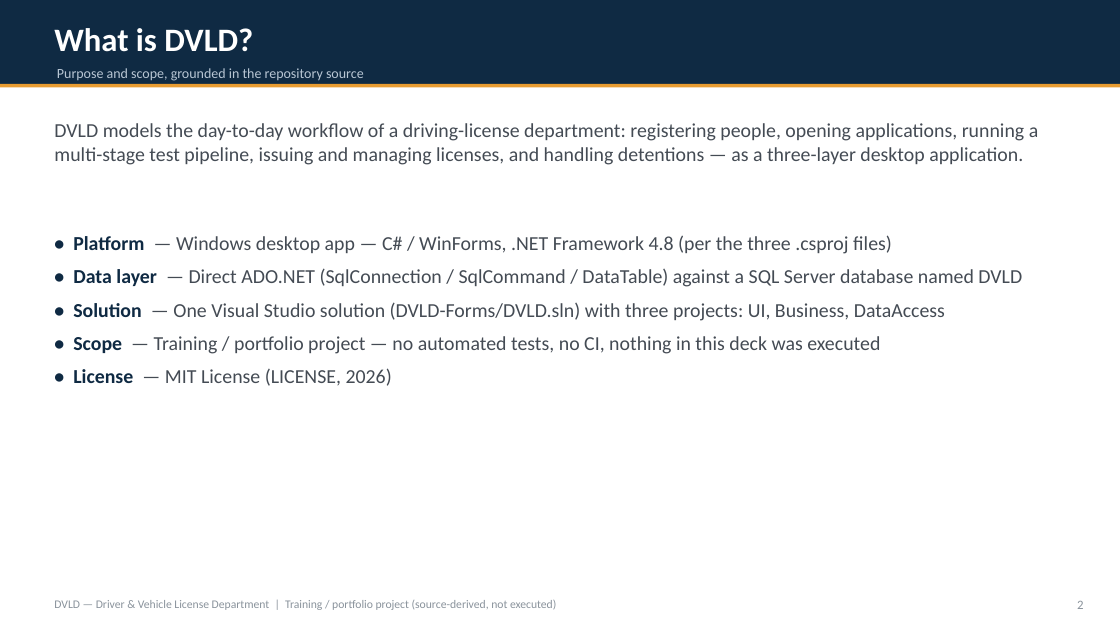
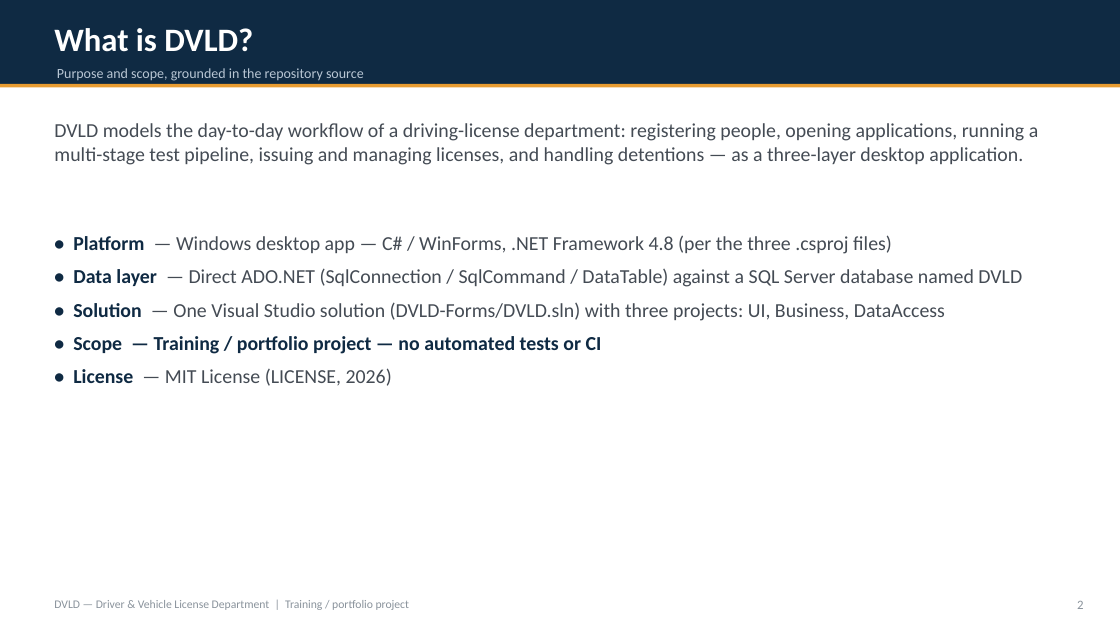
Before and after one commit to MamdouhAlsaodi/DVLD-Full-Stack-Database, a slide deck: slide 2 of docs/DVLD-System-Overview.pptx. Drawn at 1120x630 pixels with LibreOffice and Linux fonts; fonts in the diff are those of the drawing. Boxes give left, top, right and bottom in pixels: in the first picture for what was removed or moved away, otherwise in the second. Text is boxed around its words. In the diff, an @@ line names an element or a change of style, - is before the commit and + after.

```diff
--- a/docs/DVLD-System-Overview.pptx
+++ b/docs/DVLD-System-Overview.pptx
@@ text at (73, 336, 602, 354): text changed; text colour #444B54 to #0F2A43; bold on @@
-• Scope — Training / portfolio project — no automated tests, no CI, nothing in this deck was executed
+• Scope — Training / portfolio project — no automated tests or CI
@@ text at (54, 600, 409, 610): text changed @@
-DVLD — Driver & Vehicle License Department | Training / portfolio project (source-derived, not executed)
+DVLD — Driver & Vehicle License Department | Training / portfolio project
```
Also in this commit, not shown: 7 other slides changed, 2 other files.
